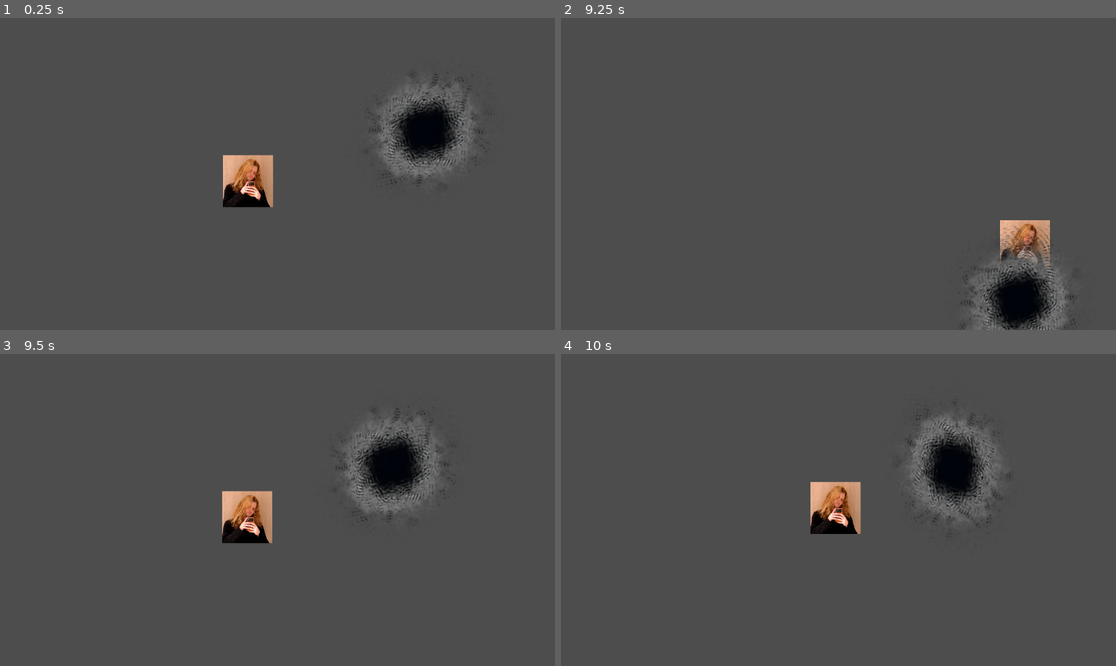
Above: before the commit, frames 1-4 (two rows, left to right).
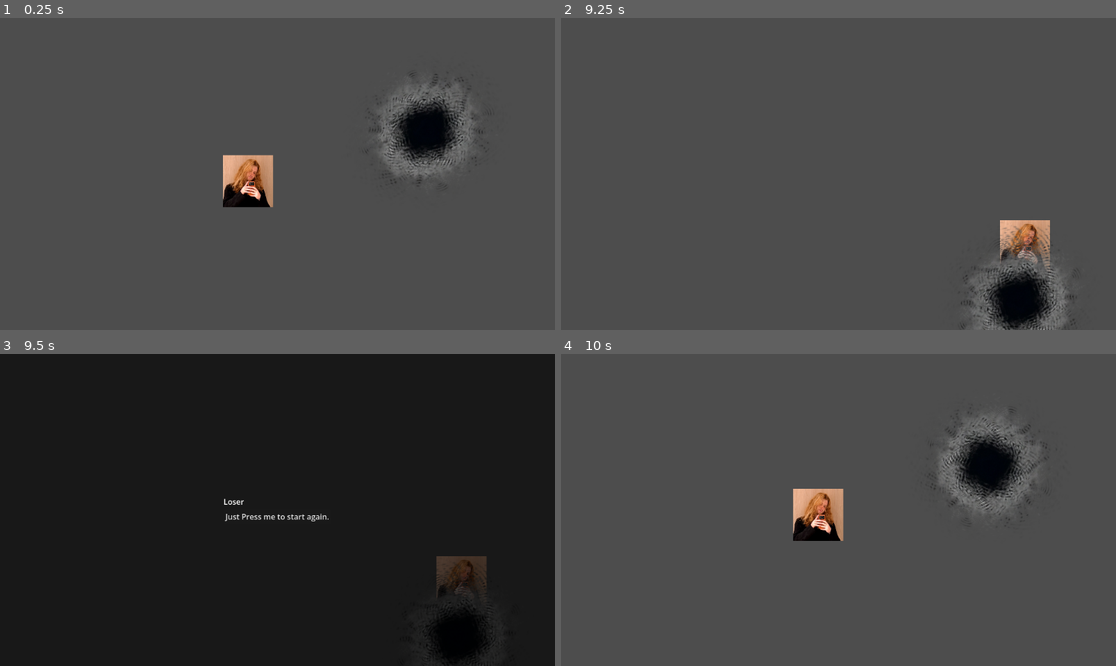
Above: after the commit, the same moments.

Repository: omarwaelppmm-a11y/real-dot
Game: Godot game, scene res://main.tscn
Two runs of this game, one before a commit and one after it. Both use one fixed random seed, a clock stepped at 60 frames per second and the inputs below.
Inputs (mouse positions are in pixels of both pictures, inside the frame that each line leads up to):
- Up to frame 1 (0.25 s): no input
- Up to frame 2 (9.25 s): tap Enter at 0.5 s; move the mouse to (810, 236) at 0.52 s; hold Up (ui_up) 0.53-2.03 s; tap Alt every 1.5 s from 0.6 to 8.1 s; click (810, 236) at 0.67 s; move the mouse to (1005, 220) at 1.27 s; tap Shift every 1.5 s from 1.35 to 8.85 s; move the mouse to (672, 127) at 2.02 s; hold Left (ui_left) 2.03-3.53 s; move the mouse to (866, 174) at 2.77 s; click (866, 174) at 2.92 s; move the mouse to (755, 96) at 3.52 s; hold Down (ui_down) 3.53-4.28 s; move the mouse to (960, 158) at 4.27 s; hold Right (ui_right) 4.28-5.03 s; move the mouse to (727, 189) at 5.02 s; hold Up (ui_up) 5.03-5.78 s; click (727, 189) at 5.17 s; move the mouse to (894, 105) at 5.77 s; hold Right (ui_right) 5.78-8.03 s; move the mouse to (810, 236) at 6.52 s; move the mouse to (1005, 220) at 7.27 s; click (1005, 220) at 7.42 s; move the mouse to (672, 127) at 8.02 s; hold Down (ui_down) 8.03-8.78 s; move the mouse to (866, 174) at 8.77 s; hold Left (ui_left) from 8.78 s (still down)
- Up to frame 3 (9.5 s): keep holding Left (ui_left)
- Up to frame 4 (10 s): release Left (ui_left) at 9.5 s; click (838, 516) at 9.5 s, where only the run after the commit has a clickable "Just Press me to start again."

Frames 1-2 are identical in both runs. In frame 3, 98% of the frame differs, in the area x 0-100%, y 0-100%; in frame 4, 5.7%.

Commit message:
UI
added a trash UI but going to edit it even more but just for now.

Diff:
--- /dev/null
+++ b/game_over_screen.gd
@@ -0,0 +1,10 @@
+extends Control
+
+@onready var restart_button: Button = $VBoxContainer/Button
+
+func _ready() -> void:
+	restart_button.pressed.connect(_on_restart_button_pressed)
+
+func _on_restart_button_pressed() -> void:
+	get_tree().paused = false
+	get_tree().reload_current_scene()
--- a/main.tscn
+++ b/main.tscn
@@ -2,6 +2,7 @@
 
 [ext_resource type="PackedScene" uid="uid://ckelu6snj4knf" path="res://enemy.tscn" id="1_0xm2m"]
 [ext_resource type="PackedScene" uid="uid://dqjfbc4duoli" path="res://player.tscn" id="2_h2yge"]
+[ext_resource type="Script" uid="uid://crm2fs8siwfof" path="res://game_over_screen.gd" id="3_h2yge"]
 
 [sub_resource type="WorldBoundaryShape2D" id="WorldBoundaryShape2D_0xm2m"]
 normal = Vector2(-0.016126934, 0.99986994)
@@ -52,3 +53,48 @@
 
 [node name="CollisionShape2D" type="CollisionShape2D" parent="The Ring/Down" unique_id=2005273656]
 shape = SubResource("WorldBoundaryShape2D_lquwl")
+
+[node name="CanvasLayer" type="CanvasLayer" parent="." unique_id=1231385645]
+
+[node name="GameOverScreen" type="Control" parent="CanvasLayer" unique_id=2053037891]
+process_mode = 2
+visible = false
+layout_mode = 3
+anchors_preset = 15
+anchor_right = 1.0
+anchor_bottom = 1.0
+grow_horizontal = 2
+grow_vertical = 2
+script = ExtResource("3_h2yge")
+
+[node name="ColorRect" type="ColorRect" parent="CanvasLayer/GameOverScreen" unique_id=703925255]
+layout_mode = 1
+anchors_preset = 15
+anchor_right = 1.0
+anchor_bottom = 1.0
+grow_horizontal = 2
+grow_vertical = 2
+color = Color(0, 0, 0, 0.68235296)
+
+[node name="VBoxContainer" type="VBoxContainer" parent="CanvasLayer/GameOverScreen" unique_id=1600134882]
+layout_mode = 1
+anchors_preset = 8
+anchor_left = 0.5
+anchor_top = 0.5
+anchor_right = 0.5
+anchor_bottom = 0.5
+offset_left = -20.0
+offset_top = -20.0
+offset_right = 20.0
+offset_bottom = 20.0
+grow_horizontal = 2
+grow_vertical = 2
+alignment = 1
+
+[node name="Label" type="Label" parent="CanvasLayer/GameOverScreen/VBoxContainer" unique_id=5762809]
+layout_mode = 2
+text = "Loser"
+
+[node name="Button" type="Button" parent="CanvasLayer/GameOverScreen/VBoxContainer" unique_id=1914047187]
+layout_mode = 2
+text = "Just Press me to start again."
--- a/player.gd
+++ b/player.gd
@@ -3,13 +3,13 @@
 @export var speed: float = 300.0
 @export var max_health: float = 100.0
 
-# Glitch and Wave Properties
 @export var rotation_speed: float = 4.0
-@export var wave_frequency: float = 15.0  # How fast the wave pulses
-@export var wave_amplitude: float = 0.08  # How deep the pulsing distortion is
-@export var jitter_intensity: float = 2.0  # Pixels of glitchy offset vibration
+@export var wave_frequency: float = 15.0
+@export var wave_amplitude: float = 0.08
+@export var jitter_intensity: float = 2.0
 
 @onready var sprite: Sprite2D = $Sprite2D
+@onready var game_over_screen: Control = $"../CanvasLayer/GameOverScreen"
 
 var current_health: float
 var time_passed: float = 0.0
@@ -20,19 +20,18 @@
 	if sprite:
 		original_sprite_scale = sprite.scale
 
+	if game_over_screen:
+		game_over_screen.hide()
+
 func _process(delta: float) -> void:
 	if sprite:
 		time_passed += delta
 
-		# 1. Continuous Rotation
 		sprite.rotation += rotation_speed * delta
 
-		# 2. Harmonic Wave Expansion/Contraction (Breathes like an organism)
-		# Equation: Scale = Base + Amplitude * sin(Frequency * Time)
 		var wave_modifier := sin(time_passed * wave_frequency) * wave_amplitude
 		sprite.scale = original_sprite_scale + Vector2(wave_modifier, -wave_modifier)
 
-		# 3. Random Position Jitter (Micro-glitches)
 		sprite.position = Vector2(
 			randf_range(-jitter_intensity, jitter_intensity),
 			randf_range(-jitter_intensity, jitter_intensity)
@@ -51,4 +50,9 @@
 		die()
 
 func die() -> void:
-	get_tree().reload_current_scene()
+	print("💀 Player has died!")
+
+	if game_over_screen:
+		game_over_screen.show()
+
+	get_tree().paused = true
Not shown, added: game_over_screen.gd.uid
